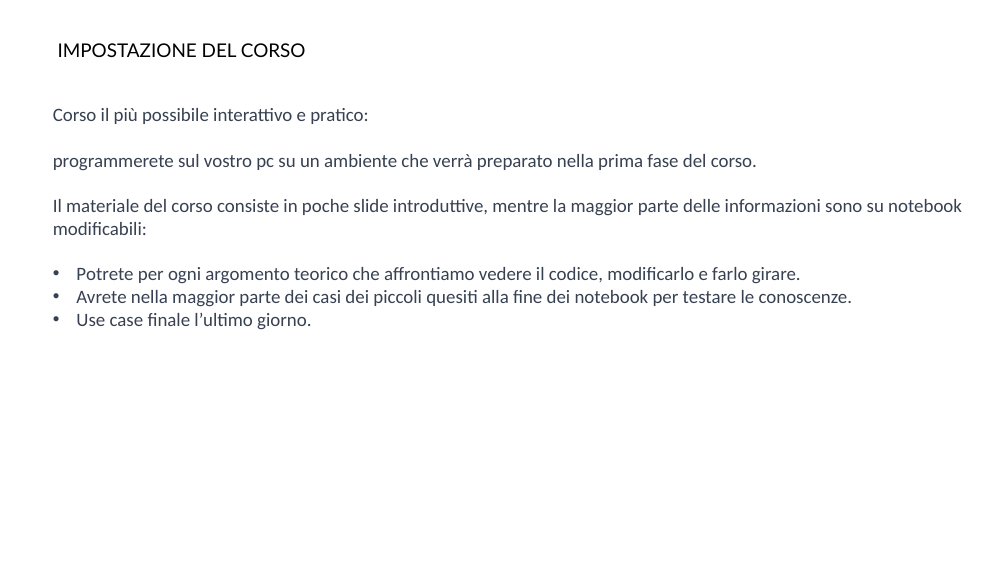
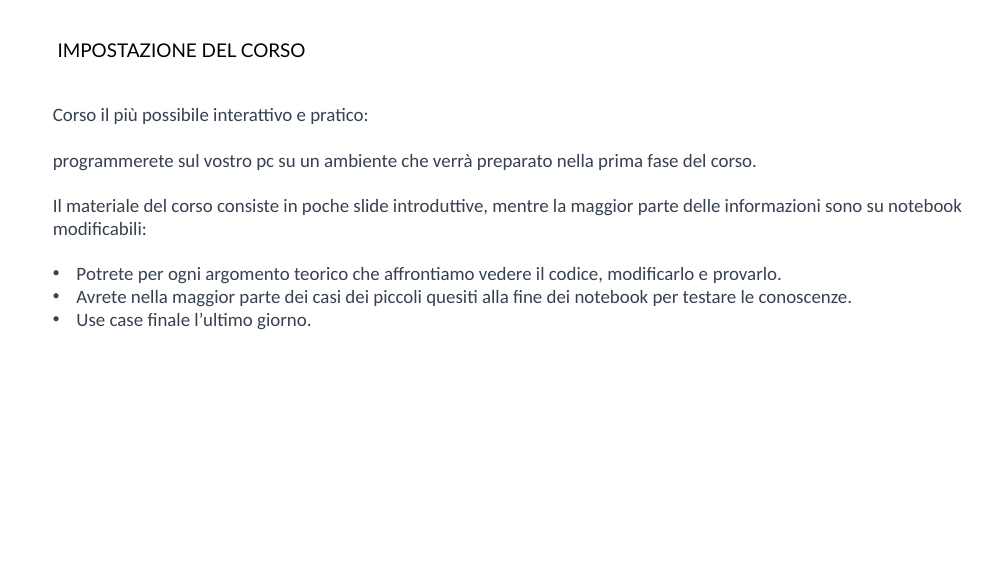
Before and after one commit to AndreaCorvaglia0/python-base, a slide deck: slide 5 of Presentazione_python_base.pptx (slide 6 before the commit). Drawn at 1008x567 pixels with LibreOffice and Linux fonts; fonts in the diff are those of the drawing; background and template pictures are left out. Boxes give left, top, right and bottom in pixels: in the first picture for what was removed or moved away, otherwise in the second. Text is boxed around its words. In the diff, an @@ line names an element or a change of style, - is before the commit and + after.

```diff
--- a/Presentazione_python_base.pptx
+++ b/Presentazione_python_base.pptx
@@ text at [76, 267, 782, 284]: text changed @@
-  • Potrete per ogni argomento teorico che affrontiamo vedere il codice, modificarlo e farlo girare.
+  • Potrete per ogni argomento teorico che affrontiamo vedere il codice, modificarlo e provarlo.
```
Also in this commit, not shown: 6 other slides changed, 1 slide removed.
